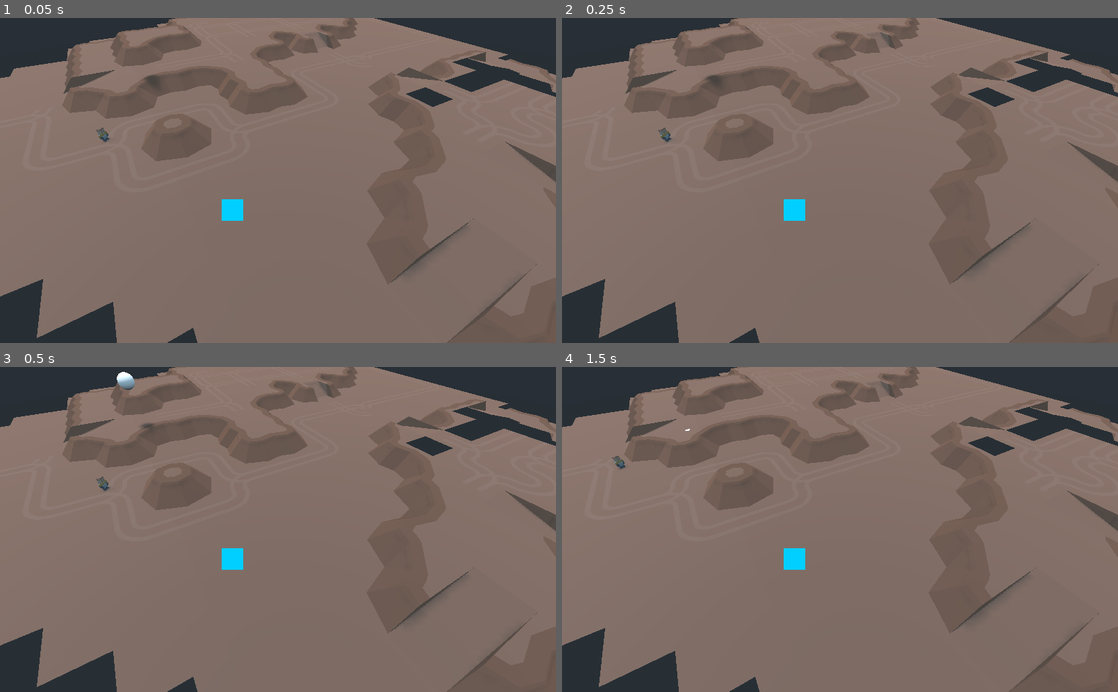
Above: before the commit, frames 1-4 (two rows, left to right).
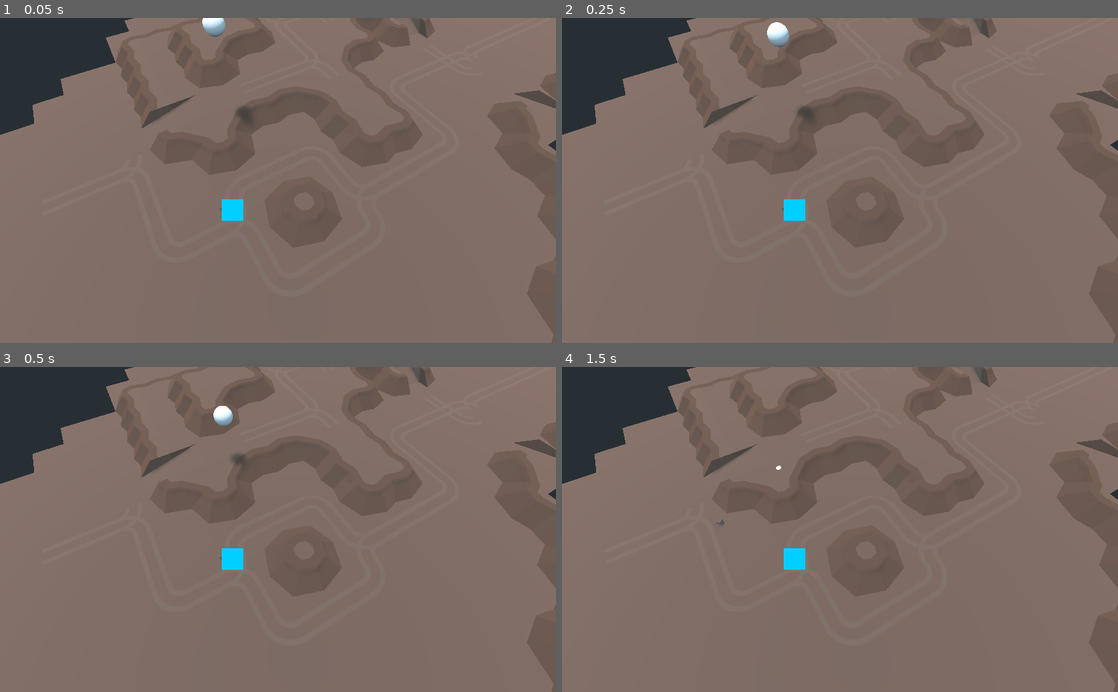
Above: after the commit, the same moments.

Repository: GameDrivenDesign/crusaders-guide-to-die-ning
Game: Godot game, scene res://game/game.tscn
Two runs of this game, one before a commit and one after it. Both use one fixed random seed, a clock stepped at 60 frames per second and the inputs below.
Inputs (mouse positions are in pixels of both pictures, inside the frame that each line leads up to):
- Up to frame 1 (0.05 s): no input
- Up to frame 2 (0.25 s): no input
- Up to frame 3 (0.5 s): no input
- Up to frame 4 (1.5 s): tap Enter (ui_accept) at 0.5, 0.77 s; move the mouse to (962, 513) at 0.52 s; hold Right (ui_right) 0.53-1.28 s; click (962, 513) at 0.6 s; move the mouse to (728, 545) at 1.27 s; hold Down (ui_down) from 1.28 s (still down); click (728, 545) at 1.35 s

The runs differ from the first frame. In frame 1, 19% of the frame differs, in the area x 0-100%, y 0-100%; in frame 2, 19%; in frame 3, 19%; in frame 4, 19%.
Error in both runs: Assertion failed. (res://addons/multiplayer/NetworkGame.gd:84)

Commit message:
add basic astronaut placement

Diff:
--- a/alien/alien.tscn
+++ b/alien/alien.tscn
@@ -431,7 +431,7 @@
 script = ExtResource( 2 )
 
 [node name="armLeft" type="MeshInstance" parent="."]
-transform = Transform( 0.853409, 0.0869782, 0.0312987, 0, 0.290646, -0.807698, -0.0924382, 0.803001, 0.288956, -0.132005, 0.473184, -0.00497615 )
+transform = Transform( 0.853409, 0.0869782, 0.0312986, 0, 0.290646, -0.807698, -0.0924382, 0.803001, 0.288956, -0.132005, 0.473184, -0.00497615 )
 mesh = SubResource( 1 )
 skeleton = NodePath("")
 material/0 = null
--- a/astronaut/astronaut.gd
+++ b/astronaut/astronaut.gd
@@ -1,11 +1,16 @@
 extends KinematicBody
 
+export(NodePath) var targetNode
 
-# Declare member variables here. Examples:
-# var a = 2
-# var b = "text"
+func _physics_process(delta):
+	# var p = get_nav()
+	# print(p)
+	pass
 
+func get_nav():
+	var nav = $"../Level/Navigation"
+	var target = get_node(targetNode).global_transform.origin
 
-# Called when the node enters the scene tree for the first time.
-func _ready():
-	pass # Replace with function body.
+	var start = nav.get_closest_point(global_transform.origin)
+	var end = nav.get_closest_point(target)
+	return nav.get_simple_path(start, end, true)
--- a/game/game.gd
+++ b/game/game.gd
@@ -1,6 +1,6 @@
 extends Spatial
 
-onready var plane = Plane(Vector3(0, 1, 0), -0.75)
+onready var plane = Plane(Vector3(0, 1, 0), 0)
 
 var pointA = null
 var pointB = null
@@ -14,7 +14,7 @@
 	var position3D = plane.intersects_ray(
 						 camera.project_ray_origin(position2D),
 						 camera.project_ray_normal(position2D))
-	position3D = $Level/Navigation.get_closest_point(position3D)
+	position3D = $Level/Navigation.get_closest_point(position3D) - Vector3(0, 0.25, 0)
 	if pointA:
 		pointB = position3D
 		_update_path()
--- a/game/game.tscn
+++ b/game/game.tscn
@@ -20,13 +20,18 @@
 
 [node name="astronaut" parent="game" instance=ExtResource( 5 )]
 transform = Transform( -0.707107, 0, 0.707107, 0, 1, 0, -0.707107, 0, -0.707107, -2.04863, 0, 1.18837 )
-
-[node name="Camera" type="Camera" parent="game"]
-transform = Transform( -0.5, 0.612372, -0.612372, 0, 0.707107, 0.707107, 0.866025, 0.353553, -0.353553, -9.49657, 4.09901, 2.59213 )
-fov = 67.7
+targetNode = NodePath("../base_target")
 
 [node name="DirectionalLight" type="DirectionalLight" parent="game"]
 transform = Transform( 0.855898, 0.493938, 0.153181, -0.0861808, -0.15583, 0.984017, 0.509913, -0.85542, -0.0908067, 0, 0, 0 )
 shadow_enabled = true
 shadow_bias = 0.05
 shadow_contact = 0.05
+
+[node name="Camera" type="Camera" parent="game"]
+transform = Transform( -0.5, 0.75, -0.433013, 0, 0.5, 0.866025, 0.866026, 0.433013, -0.25, -4.90293, 5.99114, 1.15056 )
+current = true
+fov = 67.7
+
+[node name="base_target" type="Spatial" parent="game"]
+transform = Transform( 1, 0, 0, 0, 1, 0, 0, 0, 1, -0.352186, 0, 18.2143 )
